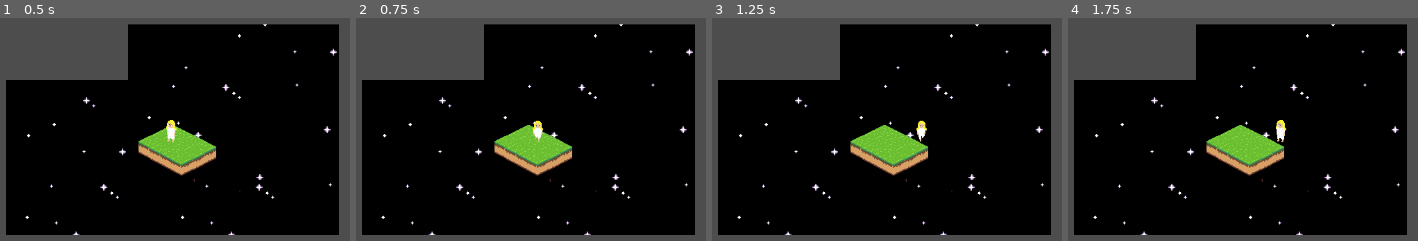
Above: before the commit, frames 1-4 (left to right).
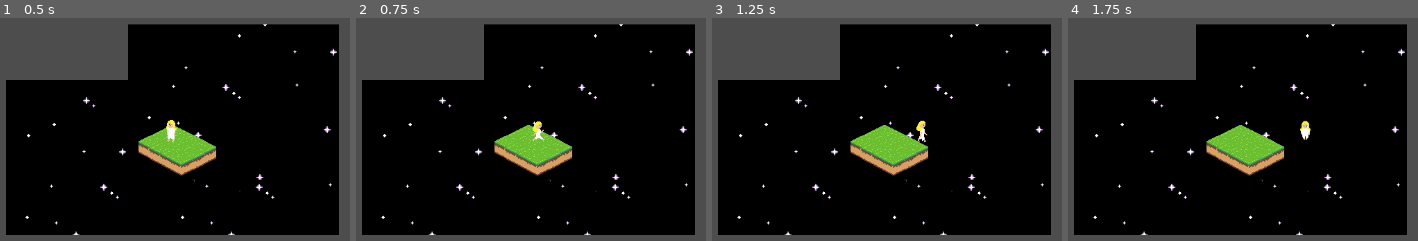
Above: after the commit, the same moments.

Repository: stuartwk/iso_walk
Game: Godot game, scene res://node_2d.tscn
The game is run twice, just before and just after one commit, with the same random seed, the same clock (stepped at 60 frames per second) and the same inputs.
Inputs:
- Up to frame 1 (0.5 s): no input
- Up to frame 2 (0.75 s): tap Enter at 0.5 s; hold Right (ui_right) from 0.53 s (still down)
- Up to frame 3 (1.25 s): keep holding Right (ui_right)
- Up to frame 4 (1.75 s): release Right (ui_right) at 1.28 s; hold Down (ui_down) from 1.28 s (still down)

Frame 1 is identical in both runs. In frame 2, 0.2% of the frame differs, in the area x 50-54%, y 45-56%; in frame 3, 0.2%; in frame 4, 0.4%, in the area x 59-70%, y 45-56%.

Commit message:
separates out up/down/left/right animations

Diff:
--- a/node_2d.tscn
+++ b/node_2d.tscn
@@ -1,10 +1,11 @@
-[gd_scene load_steps=73 format=3 uid="uid://mb5840mw6gb2"]
+[gd_scene load_steps=98 format=3 uid="uid://mb5840mw6gb2"]
 
 [ext_resource type="Texture2D" uid="uid://bc5agf1jym3of" path="res://assets/space_background.png" id="1_ug3b0"]
 [ext_resource type="Texture2D" uid="uid://b08svq210xq2l" path="res://assets/girl01.png" id="1_vo1jo"]
 [ext_resource type="Texture2D" uid="uid://buu7xtcfjeswr" path="res://assets/girl_walkcycle02.png" id="2_4nq5e"]
 [ext_resource type="Texture2D" uid="uid://b8xudimcki70j" path="res://assets/land_tile02.png" id="2_f7uln"]
 [ext_resource type="Script" path="res://scripts/Walk.gd" id="3_dxfpg"]
+[ext_resource type="Texture2D" uid="uid://cb0kqwm0gk74r" path="res://assets/girl_idle-walkcycle.png" id="6_7rrc6"]
 
 [sub_resource type="TileSetAtlasSource" id="TileSetAtlasSource_fbf1p"]
 texture = ExtResource("1_ug3b0")
@@ -661,6 +662,102 @@
 atlas = ExtResource("2_4nq5e")
 region = Rect2(3008, 0, 64, 64)
 
+[sub_resource type="AtlasTexture" id="AtlasTexture_wpv7q"]
+atlas = ExtResource("6_7rrc6")
+region = Rect2(128, 0, 64, 64)
+
+[sub_resource type="AtlasTexture" id="AtlasTexture_286qp"]
+atlas = ExtResource("6_7rrc6")
+region = Rect2(192, 0, 64, 64)
+
+[sub_resource type="AtlasTexture" id="AtlasTexture_0f1hg"]
+atlas = ExtResource("6_7rrc6")
+region = Rect2(256, 0, 64, 64)
+
+[sub_resource type="AtlasTexture" id="AtlasTexture_ibv8n"]
+atlas = ExtResource("6_7rrc6")
+region = Rect2(320, 0, 64, 64)
+
+[sub_resource type="AtlasTexture" id="AtlasTexture_8mvps"]
+atlas = ExtResource("6_7rrc6")
+region = Rect2(384, 0, 64, 64)
+
+[sub_resource type="AtlasTexture" id="AtlasTexture_qrdki"]
+atlas = ExtResource("6_7rrc6")
+region = Rect2(448, 0, 64, 64)
+
+[sub_resource type="AtlasTexture" id="AtlasTexture_dhpid"]
+atlas = ExtResource("6_7rrc6")
+region = Rect2(896, 0, 64, 64)
+
+[sub_resource type="AtlasTexture" id="AtlasTexture_facdv"]
+atlas = ExtResource("6_7rrc6")
+region = Rect2(960, 0, 64, 64)
+
+[sub_resource type="AtlasTexture" id="AtlasTexture_vjj5i"]
+atlas = ExtResource("6_7rrc6")
+region = Rect2(1024, 0, 64, 64)
+
+[sub_resource type="AtlasTexture" id="AtlasTexture_e2pr5"]
+atlas = ExtResource("6_7rrc6")
+region = Rect2(1088, 0, 64, 64)
+
+[sub_resource type="AtlasTexture" id="AtlasTexture_tnspl"]
+atlas = ExtResource("6_7rrc6")
+region = Rect2(1152, 0, 64, 64)
+
+[sub_resource type="AtlasTexture" id="AtlasTexture_akvbd"]
+atlas = ExtResource("6_7rrc6")
+region = Rect2(1216, 0, 64, 64)
+
+[sub_resource type="AtlasTexture" id="AtlasTexture_mxhkq"]
+atlas = ExtResource("6_7rrc6")
+region = Rect2(2432, 0, 64, 64)
+
+[sub_resource type="AtlasTexture" id="AtlasTexture_fdcfy"]
+atlas = ExtResource("6_7rrc6")
+region = Rect2(2496, 0, 64, 64)
+
+[sub_resource type="AtlasTexture" id="AtlasTexture_dr22y"]
+atlas = ExtResource("6_7rrc6")
+region = Rect2(2560, 0, 64, 64)
+
+[sub_resource type="AtlasTexture" id="AtlasTexture_txjvu"]
+atlas = ExtResource("6_7rrc6")
+region = Rect2(2624, 0, 64, 64)
+
+[sub_resource type="AtlasTexture" id="AtlasTexture_5d28b"]
+atlas = ExtResource("6_7rrc6")
+region = Rect2(2688, 0, 64, 64)
+
+[sub_resource type="AtlasTexture" id="AtlasTexture_ullpm"]
+atlas = ExtResource("6_7rrc6")
+region = Rect2(2752, 0, 64, 64)
+
+[sub_resource type="AtlasTexture" id="AtlasTexture_cqkrb"]
+atlas = ExtResource("6_7rrc6")
+region = Rect2(1664, 0, 64, 64)
+
+[sub_resource type="AtlasTexture" id="AtlasTexture_re7fj"]
+atlas = ExtResource("6_7rrc6")
+region = Rect2(1728, 0, 64, 64)
+
+[sub_resource type="AtlasTexture" id="AtlasTexture_jkh78"]
+atlas = ExtResource("6_7rrc6")
+region = Rect2(1792, 0, 64, 64)
+
+[sub_resource type="AtlasTexture" id="AtlasTexture_nh3h1"]
+atlas = ExtResource("6_7rrc6")
+region = Rect2(1856, 0, 64, 64)
+
+[sub_resource type="AtlasTexture" id="AtlasTexture_4bcrn"]
+atlas = ExtResource("6_7rrc6")
+region = Rect2(1920, 0, 64, 64)
+
+[sub_resource type="AtlasTexture" id="AtlasTexture_82ia7"]
+atlas = ExtResource("6_7rrc6")
+region = Rect2(1984, 0, 64, 64)
+
 [sub_resource type="SpriteFrames" id="SpriteFrames_deuo7"]
 animations = [{
 "frames": [{
@@ -840,6 +937,98 @@
 "loop": true,
 "name": &"walk",
 "speed": 5.0
+}, {
+"frames": [{
+"duration": 1.0,
+"texture": SubResource("AtlasTexture_wpv7q")
+}, {
+"duration": 1.0,
+"texture": SubResource("AtlasTexture_286qp")
+}, {
+"duration": 1.0,
+"texture": SubResource("AtlasTexture_0f1hg")
+}, {
+"duration": 1.0,
+"texture": SubResource("AtlasTexture_ibv8n")
+}, {
+"duration": 1.0,
+"texture": SubResource("AtlasTexture_8mvps")
+}, {
+"duration": 1.0,
+"texture": SubResource("AtlasTexture_qrdki")
+}],
+"loop": true,
+"name": &"walk_down",
+"speed": 10.0
+}, {
+"frames": [{
+"duration": 1.0,
+"texture": SubResource("AtlasTexture_dhpid")
+}, {
+"duration": 1.0,
+"texture": SubResource("AtlasTexture_facdv")
+}, {
+"duration": 1.0,
+"texture": SubResource("AtlasTexture_vjj5i")
+}, {
+"duration": 1.0,
+"texture": SubResource("AtlasTexture_e2pr5")
+}, {
+"duration": 1.0,
+"texture": SubResource("AtlasTexture_tnspl")
+}, {
+"duration": 1.0,
+"texture": SubResource("AtlasTexture_akvbd")
+}],
+"loop": true,
+"name": &"walk_left",
+"speed": 10.0
+}, {
+"frames": [{
+"duration": 1.0,
+"texture": SubResource("AtlasTexture_mxhkq")
+}, {
+"duration": 1.0,
+"texture": SubResource("AtlasTexture_fdcfy")
+}, {
+"duration": 1.0,
+"texture": SubResource("AtlasTexture_dr22y")
+}, {
+"duration": 1.0,
+"texture": SubResource("AtlasTexture_txjvu")
+}, {
+"duration": 1.0,
+"texture": SubResource("AtlasTexture_5d28b")
+}, {
+"duration": 1.0,
+"texture": SubResource("AtlasTexture_ullpm")
+}],
+"loop": true,
+"name": &"walk_right",
+"speed": 10.0
+}, {
+"frames": [{
+"duration": 1.0,
+"texture": SubResource("AtlasTexture_cqkrb")
+}, {
+"duration": 1.0,
+"texture": SubResource("AtlasTexture_re7fj")
+}, {
+"duration": 1.0,
+"texture": SubResource("AtlasTexture_jkh78")
+}, {
+"duration": 1.0,
+"texture": SubResource("AtlasTexture_nh3h1")
+}, {
+"duration": 1.0,
+"texture": SubResource("AtlasTexture_4bcrn")
+}, {
+"duration": 1.0,
+"texture": SubResource("AtlasTexture_82ia7")
+}],
+"loop": true,
+"name": &"walk_up",
+"speed": 10.0
 }]
 
 [sub_resource type="CapsuleShape2D" id="CapsuleShape2D_tfa4v"]
@@ -891,11 +1080,10 @@
 
 [node name="AnimatedSprite2D" type="AnimatedSprite2D" parent="CharacterBody2D"]
 sprite_frames = SubResource("SpriteFrames_deuo7")
-animation = &"walk"
-frame_progress = 0.353447
+animation = &"walk_right"
 
 [node name="CollisionShape2D" type="CollisionShape2D" parent="CharacterBody2D"]
-position = Vector2(-2, 10)
+position = Vector2(-2, 9)
 shape = SubResource("CapsuleShape2D_tfa4v")
 
 [node name="AnimationTree" type="AnimationTree" parent="CharacterBody2D"]
--- a/scripts/Walk.gd
+++ b/scripts/Walk.gd
@@ -12,13 +12,20 @@
 func _process(delta):
 	## we are watching for input actions here
 	if Input.is_action_pressed("ui_right"):
-		_animated_sprite.play('walk')
+		_animated_sprite.play('walk_right')
 		velocity.x = 1
 	elif Input.is_action_pressed("ui_left"):
-		_animated_sprite.play('walk')
+		_animated_sprite.play('walk_left')
 		velocity.x = -1
+	elif Input.is_action_pressed("ui_down"):
+		_animated_sprite.play("walk_down")
+		velocity.y = 1
+	elif Input.is_action_pressed("ui_up"):
+		_animated_sprite.play("walk_up")
+		velocity.y = -1
 	else:
 		velocity.x = 0
+		velocity.y = 0
 		_animated_sprite.play('idle')
 
 	velocity = velocity.normalized() * speed
